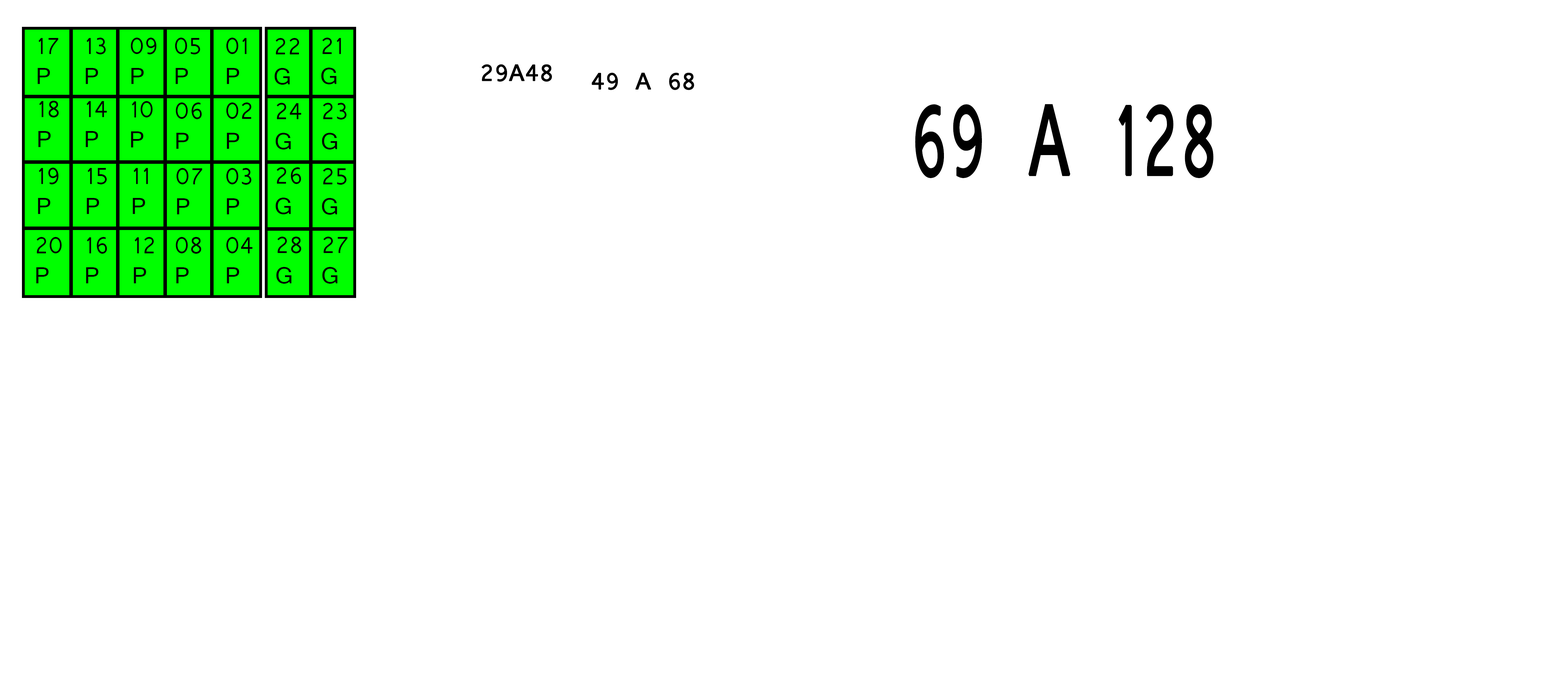
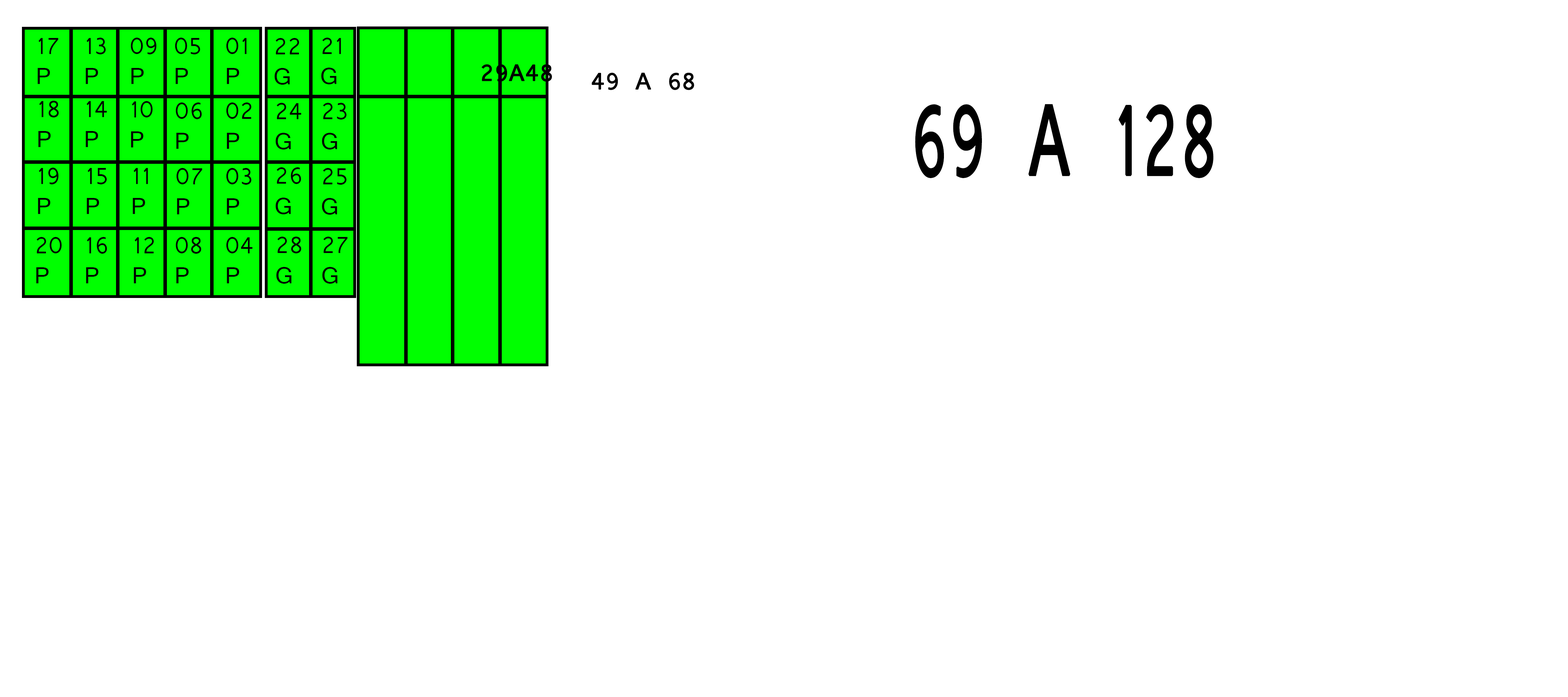
Two versions of the same layered image (1568 x 697). Layer-by-layer changes:
added layer "horizontal cópia" above "vertical cópia 3" over [left=357, top=94, right=549, bottom=99]
added layer "vertical cópia 3" above "5x4" over [left=404, top=26, right=502, bottom=367]
added layer "5x4" (darker color) above "4x5" over [left=356, top=26, right=549, bottom=367]
